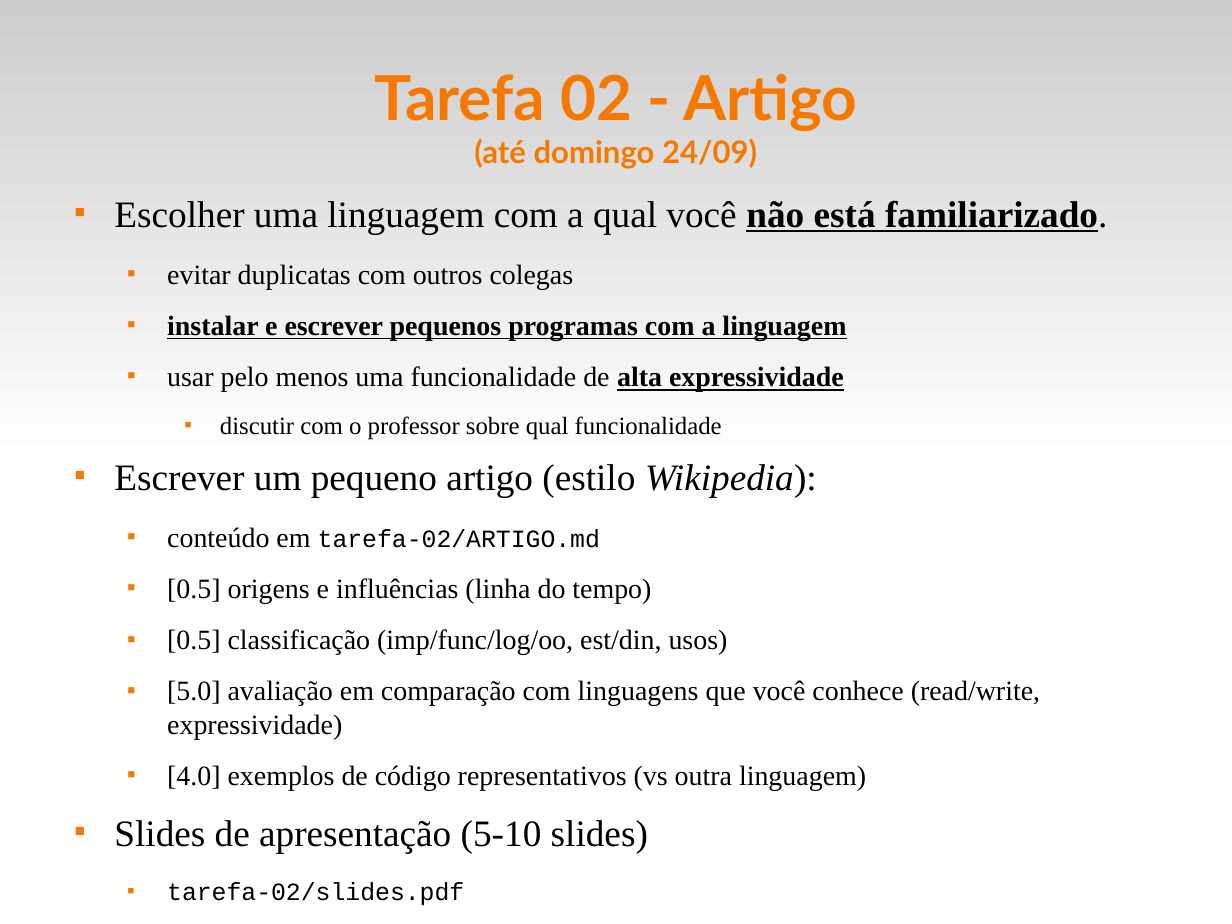
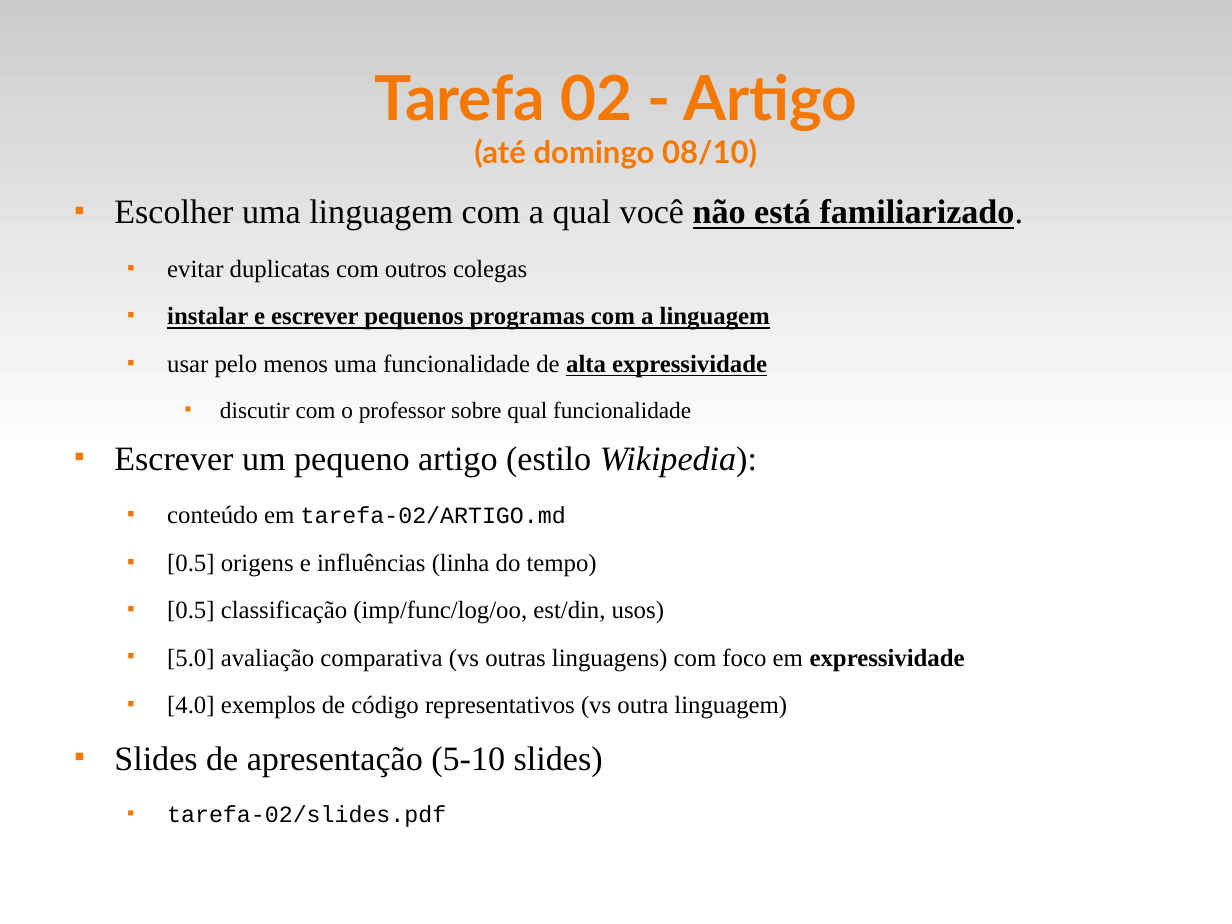
Before and after one commit to fsantanna-uerj/EDL, a slide deck: slide 11 of slides/edl-00.odp. Drawn at 1232x924 pixels with LibreOffice and Linux fonts; fonts in the diff are those of the drawing. Boxes give left, top, right and bottom in pixels: in the first picture for what was removed or moved away, otherwise in the second. Text is boxed around its words. In the diff, an @@ line names an element or a change of style, - is before the commit and + after.

```diff
--- a/slides/edl-00.odp
+++ b/slides/edl-00.odp
@@ title at (375,74,857,169): text changed @@
-Tarefa 02 - Artigo
-(até domingo 24/09)
+Tarefa 02 - Artigo
+(até domingo 08/10)
@@ text at (114,199,1024,827): size 24 to 22 pt in "Escolher uma linguagem com a qual você ...", "Escrever um pequeno artigo (estilo Wikipedia):", "Slides de apresentação (5-10 slides)"; size 18 to 16 pt in "evitar duplicatas com outros colegas", "instalar e escrever pequenos programas com a ...", "usar pelo menos uma funcionalidade de alta ...", "conteúdo em" and 3 more places; size 16 to 15 pt in "discutir com o professor sobre qual funcionalidade", "tarefa-02/ARTIGO.md", "tarefa-02/slides.pdf" @@
@@ text at (167,648,965,671): text changed; size 18 to 16 pt @@
-  ■ [5.0] avaliação em comparação com linguagens que você conhece (read/write, expressividade)
+  ■ [5.0] avaliação comparativa (vs outras linguagens) com foco em expressividade
```
Also in this commit, not shown: 12 other slides changed, 3 other files.
